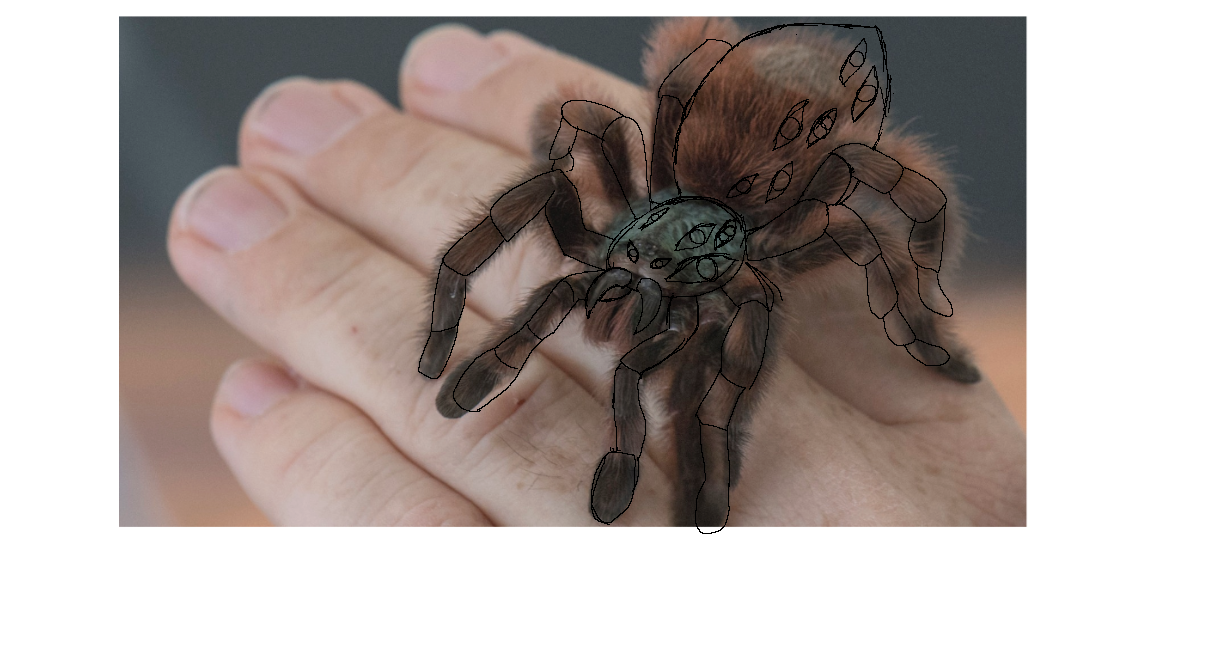
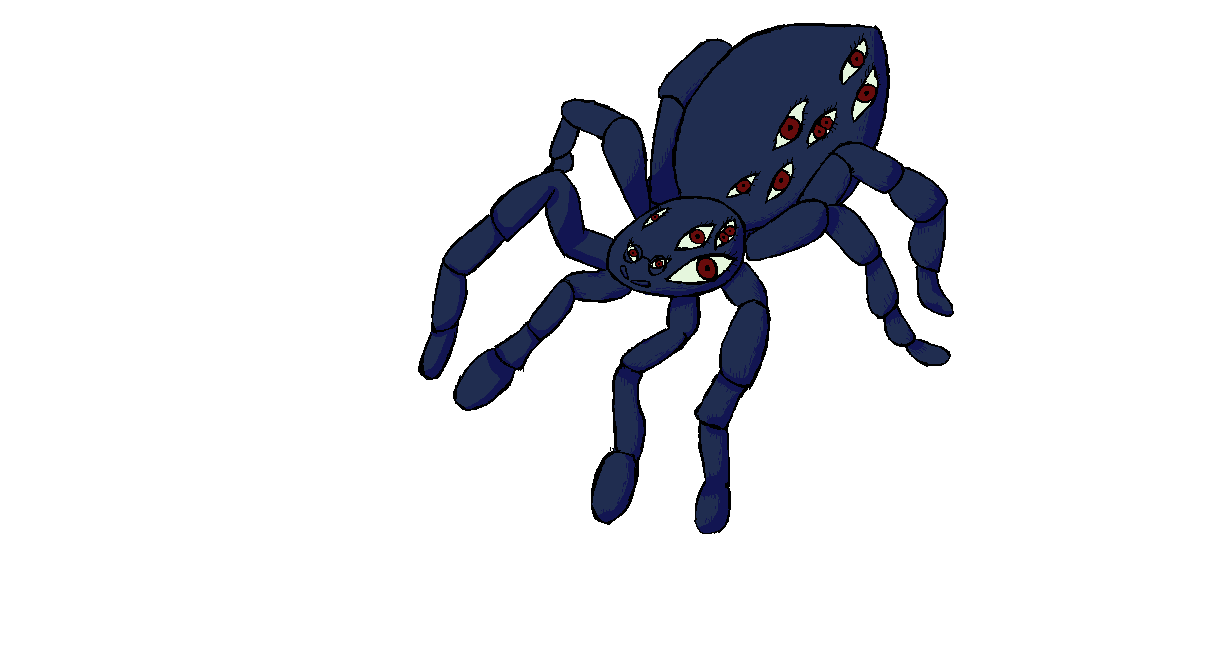
The second 1228px x 660px image is a revision of the first. Changes to its layers:
added layer "farbi" above "try" over [left=620, top=265, right=651, bottom=288]
added layer "try" above "liness" over [left=623, top=33, right=881, bottom=276]
renamed "steuer" to "liness", painted on it over [left=418, top=23, right=954, bottom=534]
added layer "Eingefügte Ebene #1" above "Eingefügte Ebene" over [left=423, top=26, right=952, bottom=533]
added layer "Eingefügte Ebene" above "Pasted Layer" over [left=628, top=41, right=877, bottom=282]
hid "Pasted Layer" over [left=119, top=16, right=1028, bottom=528]
